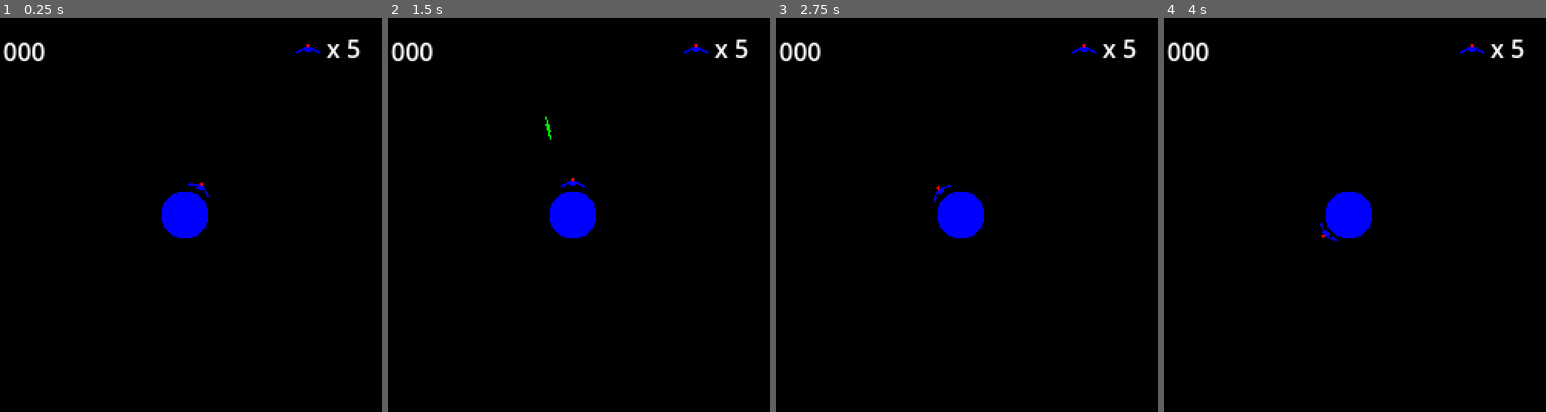
Above: before the commit, frames 1-4 (left to right).
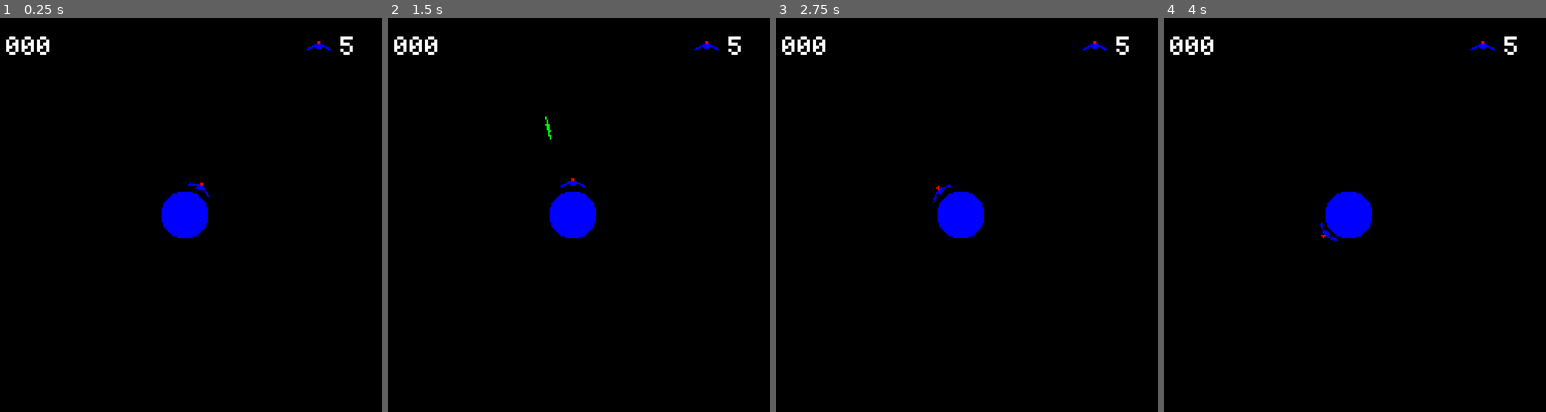
Above: after the commit, the same moments.

Repository: VernalUmbrella/tiniest-planet
Game: Godot game, scene res://scenes/game.tscn
Same seed, same stepped clock (60 frames per second), same inputs: the game is played once before the commit and once after it.
Inputs:
- Up to frame 1 (0.25 s): no input
- Up to frame 2 (1.5 s): hold Shift (boost) 0.53-1.28 s; tap Enter at 1.25 s; tap Space (shoot) at 1.35 s
- Up to frame 3 (2.75 s): hold Shift (boost) from 2.03 s (still down)
- Up to frame 4 (4 s): tap Space (shoot) at 2.75, 2.85 s; release Shift (boost) at 2.78 s; hold Shift (boost) from 3.53 s (still down)

The runs differ from the first frame. In frame 1, 0.8% of the frame differs, in the area x 0-95%, y 4-11%; in frame 2, 0.8%; in frame 3, 0.8%; in frame 4, 0.8%.

Commit message:
Import Eudaemon font and put into default theme

Diff:
--- a/src/project.godot
+++ b/src/project.godot
@@ -39,6 +39,10 @@
 
 player_projectile=""
 
+[gui]
+
+theme/custom="uid://5pwawysiwwl0"
+
 [input]
 
 shoot={
--- a/src/scenes/game.tscn
+++ b/src/scenes/game.tscn
@@ -73,9 +73,10 @@
 anchors_preset = 1
 anchor_left = 1.0
 anchor_right = 1.0
-offset_left = -64.0
-offset_right = -5.0
-offset_bottom = 40.0
+offset_left = -58.0
+offset_top = 10.0
+offset_right = -10.0
+offset_bottom = 26.0
 grow_horizontal = 0
 alignment = 1
 
@@ -86,7 +87,7 @@
 
 [node name="Label" type="Label" parent="FrontLayer/LivesDisplay"]
 layout_mode = 2
-text = "x 5"
+text = "5"
 
 [node name="ShaderFilter" type="TextureRect" parent="FrontLayer"]
 modulate = Color(0, 1, 0, 1)
--- /dev/null
+++ b/src/ui/default_theme.tres
@@ -0,0 +1,7 @@
+[gd_resource type="Theme" load_steps=2 format=3 uid="uid://5pwawysiwwl0"]
+
+[ext_resource type="FontFile" uid="uid://cmcfo5jf0kpl3" path="res://ui/Eudaemon-Regular.ttf" id="1_vos2p"]
+
+[resource]
+default_font = ExtResource("1_vos2p")
+default_font_size = 16
Binary file added: src/ui/Eudaemon-Bold.ttf
Not shown, added: src/ui/Eudaemon-Bold.ttf.import
Binary file added: src/ui/Eudaemon-Regular.ttf
Not shown, added: src/ui/Eudaemon-Regular.ttf.import
